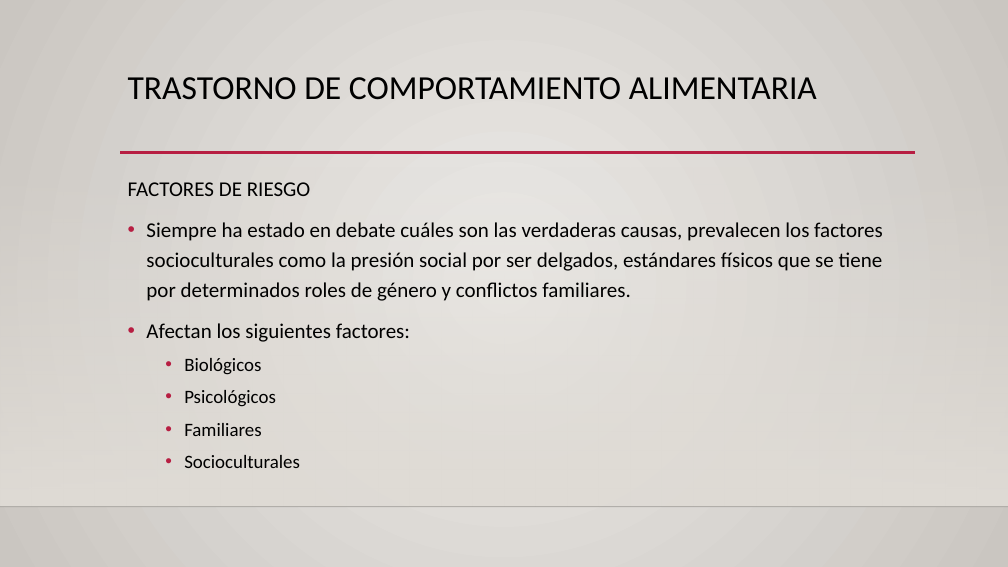
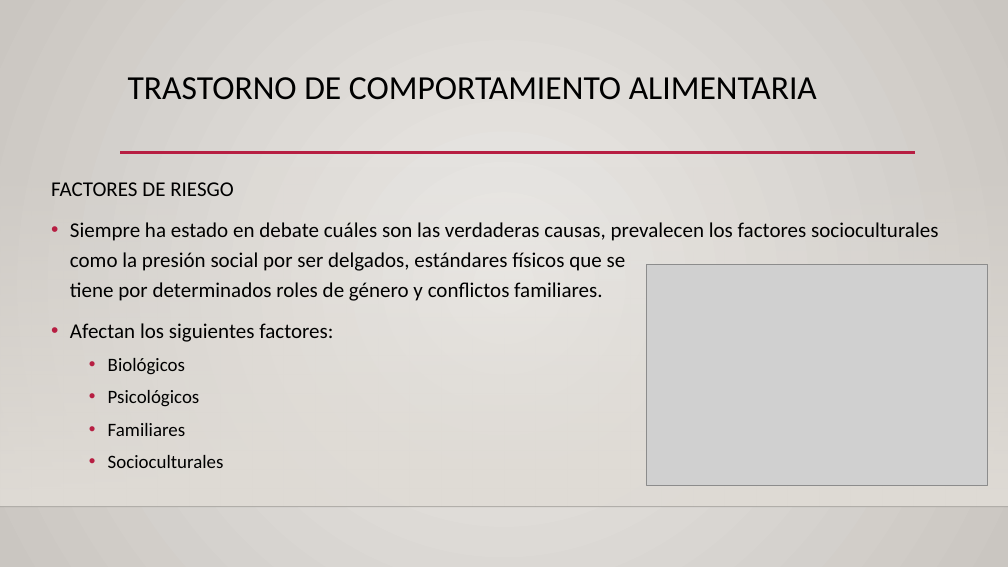
Before and after one commit to patriciamz-153/tesis, a slide deck: slide 12 of Presentación de Tesis Parte 2.pptx. Drawn at 1008x567 pixels with LibreOffice and Linux fonts; fonts in the diff are those of the drawing; grey boxes stand for pictures; background and template pictures are left out. Boxes give left, top, right and bottom in pixels: in the first picture for what was removed or moved away, otherwise in the second. Text is boxed around its words. In the diff, an @@ line names an element or a change of style, - is before the commit and + after.

```diff
--- a/Presentación de Tesis Parte 2.pptx
+++ b/Presentación de Tesis Parte 2.pptx
@@ text "FACTORES DE RIESGO" rewrapped from (x1=128, y1=182, x2=883, y2=468) to (x1=51, y1=182, x2=938, y2=468) @@
@@ picture added at (x1=647, y1=265, x2=988, y2=485) @@
```
Also in this commit, not shown: 23 other slides changed, 2 other files.
